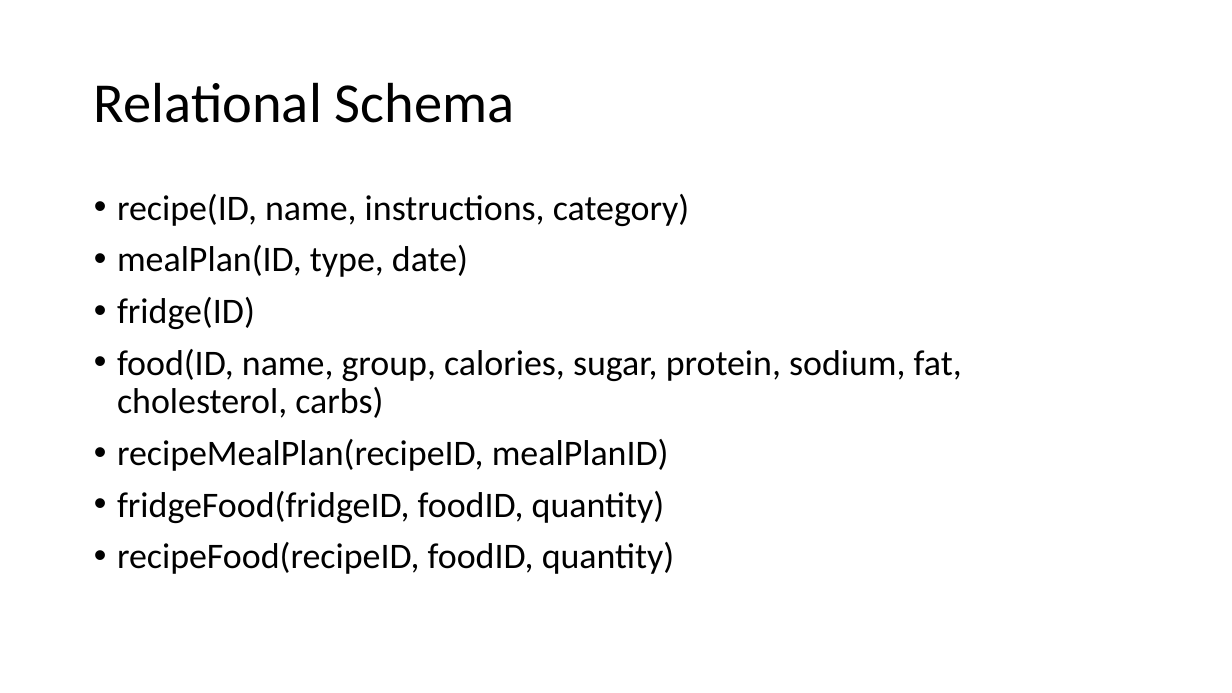
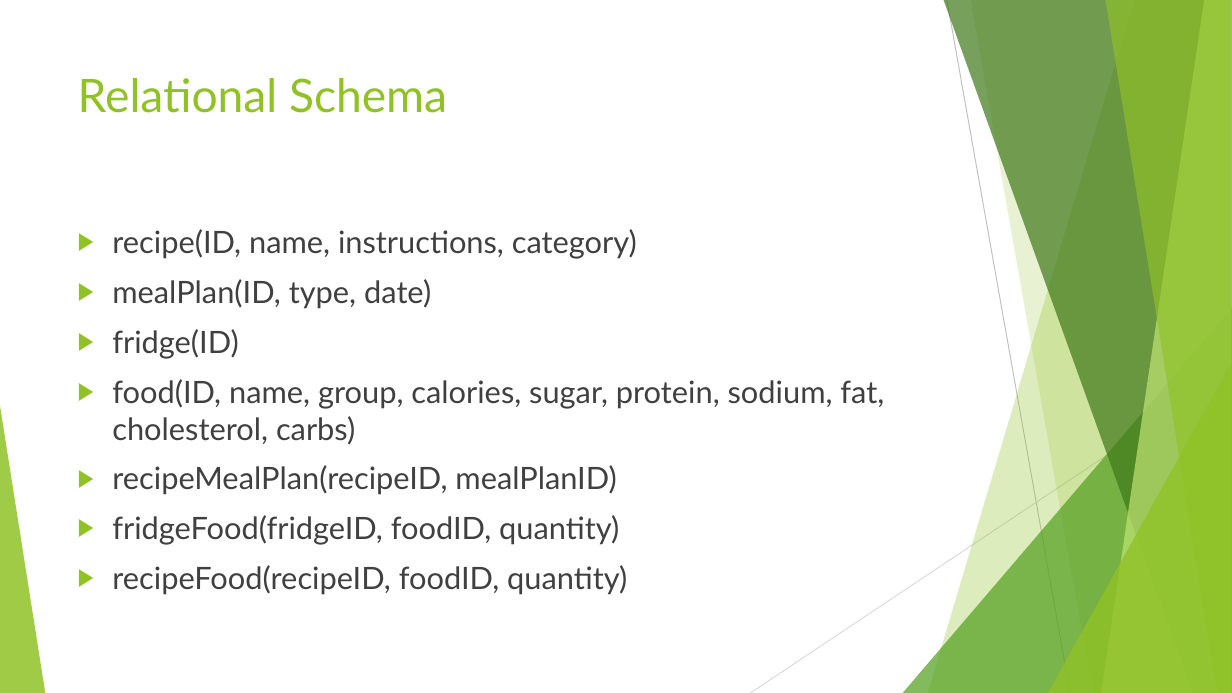
Before and after one commit to johnwhh/CSC545TermProject, a slide deck: slide 4 of csc545Powerpoint.pptx. Drawn at 1232x693 pixels with LibreOffice and Linux fonts; fonts in the diff are those of the drawing. Boxes give left, top, right and bottom in pixels: in the first picture for what was removed or moved away, otherwise in the second. Text is boxed around its words. In the diff, an @@ line names an element or a change of style, - is before the commit and + after.

```diff
--- a/csc545Powerpoint.pptx
+++ b/csc545Powerpoint.pptx
@@ title "Relational Schema": place and size @@
-title "Relational Schema" at (94, 82, 515, 123)
+title "Relational Schema" at (78, 78, 447, 113)
@@ title "Relational Schema" at (78, 78, 447, 113): size 44 to 36 pt, font Calibri to Lato, text colour #000000 to #90C226; line spacing 0.9 to 1; vertical alignment middle to top @@
@@ text "recipe(ID, name, instructions, category)": place and size @@
-text "recipe(ID, name, instructions, category)" at (117, 194, 962, 574)
+text "recipe(ID, name, instructions, category)" at (112, 229, 884, 595)
@@ text "recipe(ID, name, instructions, category)" at (112, 229, 884, 595): size 28 to 24 pt, font Calibri to Lato, text colour #000000 to #404040; bullet • to ▶; line spacing 0.9 to 1 @@
@@ group added at (0, 0, 1232, 693): 5 freeform shapes, 3 triangles, 2 lines @@
```
Also in this commit, not shown: 6 other slides changed, 2 slides added, 2 slides removed.
